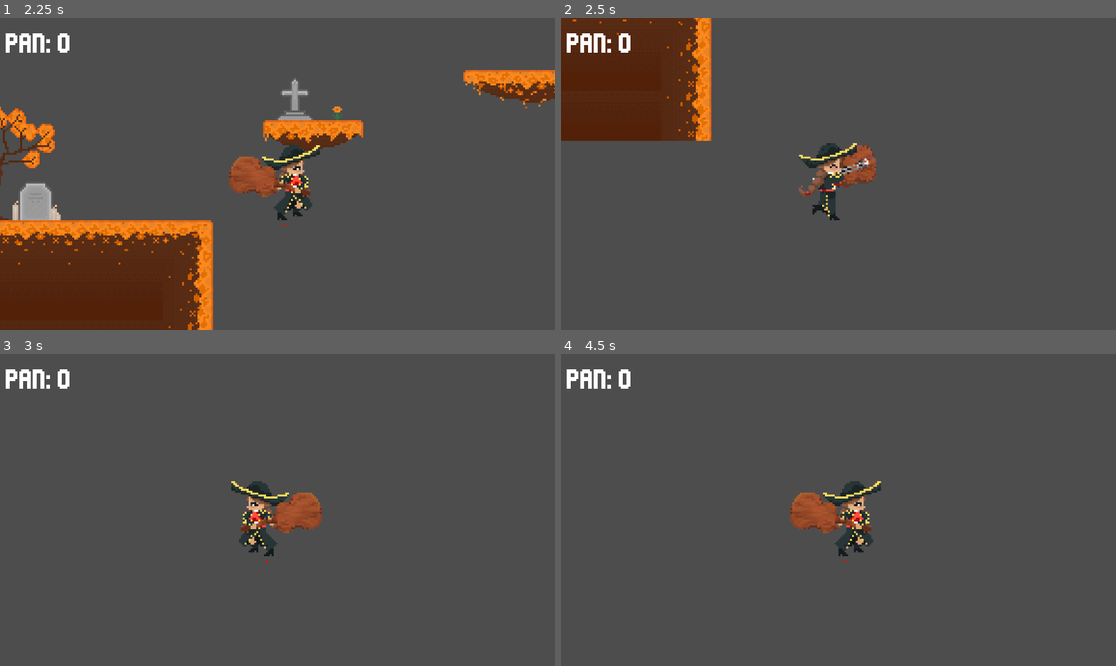
Above: before the commit, frames 1-4 (two rows, left to right).
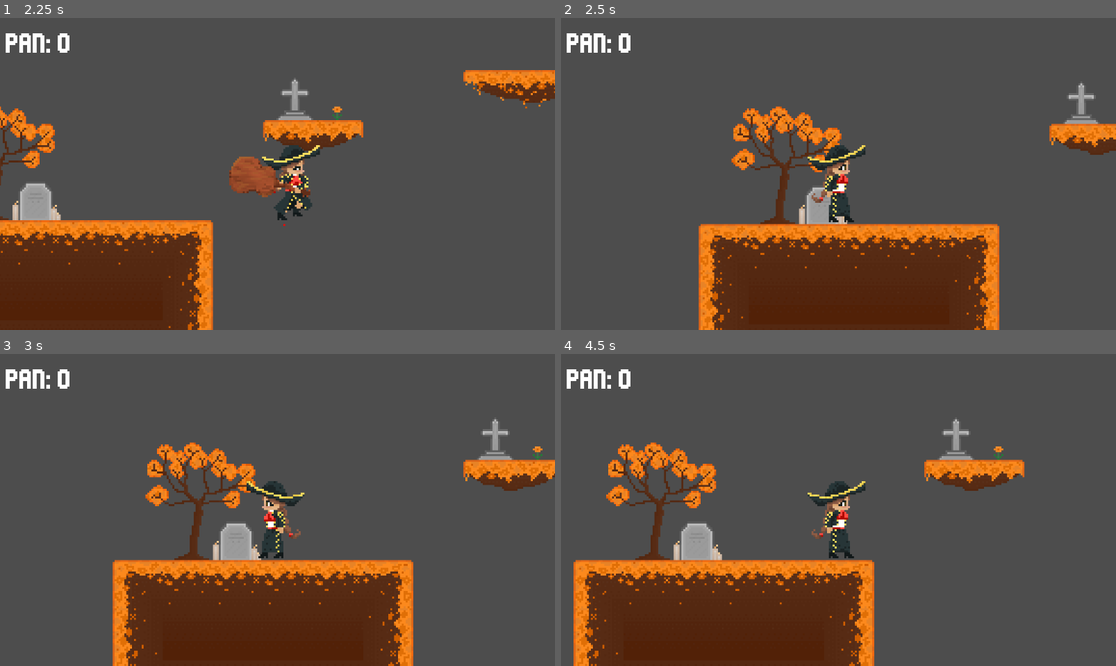
Above: after the commit, the same moments.

Repository: TheAlon50/Catrina_Game
Game: Godot game, scene res://Escenas/menu/portada.tscn
Two runs of this game, one before a commit and one after it. Both use one fixed random seed, a clock stepped at 60 frames per second and the inputs below.
Inputs (mouse positions are in pixels of both pictures, inside the frame that each line leads up to):
- Up to frame 1 (2.25 s): click "Iniciar" at 0.5 s; move the mouse to (399, 158) at 1.27 s; hold D (Movimiento_Derecha) from 1.28 s (still down); click (399, 158) at 1.35 s; tap W (Saltar) at 1.52 s; move the mouse to (166, 189) at 2.02 s; click (166, 189) at 2.1 s
- Up to frame 2 (2.5 s): keep holding D (Movimiento_Derecha); tap W (Saltar) at 2.27 s
- Up to frame 3 (3 s): move the mouse to (333, 441) at 2.77 s; release D (Movimiento_Derecha) at 2.78 s; hold A (Movimiento_Izquierda) from 2.78 s (still down); click (333, 441) at 2.85 s
- Up to frame 4 (4.5 s): move the mouse to (810, 572) at 3.52 s; release A (Movimiento_Izquierda) at 3.53 s; hold D (Movimiento_Derecha) from 3.53 s (still down); click (810, 572) at 3.6 s; tap W (Saltar) at 3.77 s; move the mouse to (1005, 556) at 4.27 s; click (1005, 556) at 4.35 s

Frame 1 is identical in both runs. In frame 2, 34% of the frame differs, in the area x 0-100%, y 0-100%; in frame 3, 25%; in frame 4, 25%.

Commit message:
animacion de respawn
aun no se logra implementar bien

Diff:
--- a/catrina-games/Escenas/Nivel_1/nivel_1.tscn
+++ b/catrina-games/Escenas/Nivel_1/nivel_1.tscn
@@ -1,10 +1,11 @@
-[gd_scene load_steps=8 format=4 uid="uid://d1wnk7ukrx12t"]
+[gd_scene load_steps=10 format=4 uid="uid://d1wnk7ukrx12t"]
 
 [ext_resource type="Texture2D" uid="uid://clrf46o73irxc" path="res://Almacen/Recursos/Tiles/tiles_MJajust.png" id="1_ux7eh"]
 [ext_resource type="PackedScene" uid="uid://cno31nfbcehlu" path="res://Escenas/player/MariaJose(Player).tscn" id="2_ykpde"]
 [ext_resource type="PackedScene" uid="uid://ryma3wj3k0e5" path="res://Escenas/Recolectables/contador_pan.tscn" id="3_4lsgh"]
 [ext_resource type="PackedScene" uid="uid://g2fspg7tga4a" path="res://Escenas/Recolectables/pan_muerto.tscn" id="3_211uj"]
 [ext_resource type="FontFile" uid="uid://b42u5bbjqvm1b" path="res://Almacen/Fuentes/Thin Sans.ttf" id="4_d7l6i"]
+[ext_resource type="PackedScene" uid="uid://c3kwknwhppmpf" path="res://Escenas/kill_zone/caida_muerte.tscn" id="6_bo7vh"]
 
 [sub_resource type="TileSetAtlasSource" id="TileSetAtlasSource_ykpde"]
 texture = ExtResource("1_ux7eh")
@@ -66,6 +67,8 @@
 physics_layer_0/collision_layer = 1
 sources/0 = SubResource("TileSetAtlasSource_ykpde")
 
+[sub_resource type="WorldBoundaryShape2D" id="WorldBoundaryShape2D_bo7vh"]
+
 [node name="Nivel_1" type="Node2D"]
 
 [node name="TileMapLayer" type="TileMapLayer" parent="."]
@@ -102,3 +105,9 @@
 
 [node name="PanMuerto5" parent="." instance=ExtResource("3_211uj")]
 position = Vector2(1988, 67)
+
+[node name="CaidaMuerte" parent="." instance=ExtResource("6_bo7vh")]
+position = Vector2(-37, 294)
+
+[node name="CollisionShape2D2" type="CollisionShape2D" parent="CaidaMuerte"]
+shape = SubResource("WorldBoundaryShape2D_bo7vh")
--- /dev/null
+++ b/catrina-games/Escenas/kill_zone/caida_muerte.tscn
@@ -0,0 +1,13 @@
+[gd_scene load_steps=3 format=3 uid="uid://c3kwknwhppmpf"]
+
+[ext_resource type="Script" uid="uid://cy0ar5ponxgy8" path="res://Scrips/killzone/caida_muerte.gd" id="1_y6qt2"]
+
+[sub_resource type="WorldBoundaryShape2D" id="WorldBoundaryShape2D_5c22a"]
+
+[node name="CaidaMuerte" type="Area2D"]
+script = ExtResource("1_y6qt2")
+
+[node name="CollisionShape2D" type="CollisionShape2D" parent="."]
+shape = SubResource("WorldBoundaryShape2D_5c22a")
+
+[connection signal="body_entered" from="." to="." method="_on_body_entered"]
--- a/catrina-games/Escenas/menu/portada.tscn
+++ b/catrina-games/Escenas/menu/portada.tscn
@@ -1,7 +1,7 @@
 [gd_scene load_steps=5 format=3 uid="uid://d31orox0tyquy"]
 
 [ext_resource type="PackedScene" uid="uid://dmalre65ahiux" path="res://Escenas/menu/hud_portada.tscn" id="1_h8mh7"]
-[ext_resource type="Script" uid="uid://d3ncf7nhl6ncy" path="res://Escenas/menu/hud_portada.gd" id="2_5x8hv"]
+[ext_resource type="Script" uid="uid://d3ncf7nhl6ncy" path="res://Scrips/Interfaz/hud_portada.gd" id="2_5x8hv"]
 [ext_resource type="Theme" uid="uid://8ukvhyi6viki" path="res://Almacen/Recursos/UI_Menu/DiceñoBoton.tres" id="3_0miqv"]
 [ext_resource type="FontFile" uid="uid://b42u5bbjqvm1b" path="res://Almacen/Fuentes/Thin Sans.ttf" id="4_vop86"]
 
--- a/catrina-games/Escenas/player/MariaJose(Player).tscn
+++ b/catrina-games/Escenas/player/MariaJose(Player).tscn
@@ -17,9 +17,44 @@
 [ext_resource type="Texture2D" uid="uid://d0d7wswf1cnig" path="res://Almacen/Personajes/Player/salto/SALTO(2).png" id="14_0mjxg"]
 [ext_resource type="Texture2D" uid="uid://l1aohd4i48ni" path="res://Almacen/Personajes/Player/caida/caida(1).png" id="15_j1r8b"]
 [ext_resource type="Texture2D" uid="uid://bfm6grcxulna1" path="res://Almacen/Personajes/Player/caida/caida(2).png" id="16_gkxrf"]
+[ext_resource type="Texture2D" uid="uid://dsukmqthswhk8" path="res://Almacen/Personajes/Player/respawn/respawn(1).png" id="18_0bs6w"]
+[ext_resource type="Texture2D" uid="uid://c6gvelf1f1xbp" path="res://Almacen/Personajes/Player/respawn/respawn(2).png" id="19_1aleb"]
+[ext_resource type="Texture2D" uid="uid://d3iafjndmimw2" path="res://Almacen/Personajes/Player/respawn/respawn(3).png" id="20_gtewy"]
 
 [sub_resource type="CapsuleShape2D" id="CapsuleShape2D_kfd1p"]
 height = 42.0
+
+[sub_resource type="Animation" id="Animation_f8q1l"]
+length = 0.001
+tracks/0/type = "value"
+tracks/0/imported = false
+tracks/0/enabled = true
+tracks/0/path = NodePath("Sprite2D:texture")
+tracks/0/interp = 1
+tracks/0/loop_wrap = true
+tracks/0/keys = {
+"times": PackedFloat32Array(0),
+"transitions": PackedFloat32Array(1),
+"update": 1,
+"values": [ExtResource("1_q38hi")]
+}
+
+[sub_resource type="Animation" id="Animation_y5lqe"]
+resource_name = "caida"
+length = 0.6
+loop_mode = 1
+tracks/0/type = "value"
+tracks/0/imported = false
+tracks/0/enabled = true
+tracks/0/path = NodePath("Sprite2D:texture")
+tracks/0/interp = 1
+tracks/0/loop_wrap = true
+tracks/0/keys = {
+"times": PackedFloat32Array(0, 0.23486947, 0.3416283, 0.52769375),
+"transitions": PackedFloat32Array(1, 1, 1, 1),
+"update": 1,
+"values": [ExtResource("15_j1r8b"), ExtResource("15_j1r8b"), ExtResource("16_gkxrf"), ExtResource("16_gkxrf")]
+}
 
 [sub_resource type="Animation" id="Animation_xf0d6"]
 resource_name = "correr"
@@ -36,21 +71,6 @@
 "transitions": PackedFloat32Array(1, 1, 1, 1, 1, 1),
 "update": 1,
 "values": [ExtResource("1_q38hi"), ExtResource("2_20v6q"), ExtResource("3_fn6ky"), ExtResource("4_q0jl7"), ExtResource("5_0bs6w"), ExtResource("6_1aleb")]
-}
-
-[sub_resource type="Animation" id="Animation_f8q1l"]
-length = 0.001
-tracks/0/type = "value"
-tracks/0/imported = false
-tracks/0/enabled = true
-tracks/0/path = NodePath("Sprite2D:texture")
-tracks/0/interp = 1
-tracks/0/loop_wrap = true
-tracks/0/keys = {
-"times": PackedFloat32Array(0),
-"transitions": PackedFloat32Array(1),
-"update": 1,
-"values": [ExtResource("1_q38hi")]
 }
 
 [sub_resource type="Animation" id="Animation_muqb1"]
@@ -101,9 +121,8 @@
 "values": [ExtResource("13_pmt7d"), ExtResource("13_pmt7d"), ExtResource("14_0mjxg"), ExtResource("14_0mjxg")]
 }
 
-[sub_resource type="Animation" id="Animation_y5lqe"]
-resource_name = "caida"
-length = 0.6
+[sub_resource type="Animation" id="Animation_3daqp"]
+resource_name = "resopanw"
 loop_mode = 1
 tracks/0/type = "value"
 tracks/0/imported = false
@@ -112,10 +131,10 @@
 tracks/0/interp = 1
 tracks/0/loop_wrap = true
 tracks/0/keys = {
-"times": PackedFloat32Array(0, 0.23486947, 0.3416283, 0.52769375),
-"transitions": PackedFloat32Array(1, 1, 1, 1),
+"times": PackedFloat32Array(0.03, 0.20982568, 0.39748666),
+"transitions": PackedFloat32Array(1, 1, 1),
 "update": 1,
-"values": [ExtResource("15_j1r8b"), ExtResource("15_j1r8b"), ExtResource("16_gkxrf"), ExtResource("16_gkxrf")]
+"values": [ExtResource("18_0bs6w"), ExtResource("19_1aleb"), ExtResource("20_gtewy")]
 }
 
 [sub_resource type="AnimationLibrary" id="AnimationLibrary_erlvo"]
@@ -125,6 +144,7 @@
 &"correr": SubResource("Animation_xf0d6"),
 &"golpear": SubResource("Animation_muqb1"),
 &"inactivo": SubResource("Animation_h1m2w"),
+&"resopanw": SubResource("Animation_3daqp"),
 &"salto": SubResource("Animation_5j1p2")
 }
 
--- a/catrina-games/Scrips/Player/Movoimiento_(player).gd
+++ b/catrina-games/Scrips/Player/Movoimiento_(player).gd
@@ -4,6 +4,11 @@
 const SPEED = 130.0
 const JUMP_VELOCITY = -340.0
 var esta_atacando: bool = false
+
+func respawn():
+
+	global_position = Vector2(27, 210)
+	anima.play("resopanw")
 
 @onready var anima := $AnimationPlayer
 @onready var Sprint := $Sprite2D
--- a/catrina-games/Scrips/Player/player_movimiento.gd
+++ b/catrina-games/Scrips/Player/player_movimiento.gd
@@ -3,7 +3,6 @@
 
 const SPEED = 130.0
 const JUMP_VELOCITY = -340.0
-
 
 func _physics_process(delta: float) -> void:
 	# Add the gravity.
--- /dev/null
+++ b/catrina-games/Scrips/killzone/caida_muerte.gd
@@ -0,0 +1,6 @@
+extends Area2D
+
+
+func _on_body_entered(body: Node2D) -> void:
+	if body.name == "MariaJose(Player)":
+		body.respawn()
Binary file added: catrina-games/Almacen/Personajes/Player/respawn.png
Not shown, added: catrina-games/Almacen/Personajes/Player/respawn.png.import
Binary file added: catrina-games/Almacen/Personajes/Player/respawn/respawn(1).png
Not shown, added: catrina-games/Almacen/Personajes/Player/respawn/respawn(1).png.import
Binary file added: catrina-games/Almacen/Personajes/Player/respawn/respawn(2).png
Not shown, added: catrina-games/Almacen/Personajes/Player/respawn/respawn(2).png.import
Binary file added: catrina-games/Almacen/Personajes/Player/respawn/respawn(3).png
Not shown, added: catrina-games/Almacen/Personajes/Player/respawn/respawn(3).png.import
Binary file changed: catrina-games/Almacen/Recursos/Tiles/tiles_MJajust.png
Not shown: 1 places in catrina-games/Escenas/player/MariaJose(Player).tscn that only renumber resources
Renamed: catrina-games/Escenas/menu/hud_portada.gd -> catrina-games/Scrips/Interfaz/hud_portada.gd
Renamed: catrina-games/Escenas/menu/hud_portada.gd.uid -> catrina-games/Scrips/Interfaz/hud_portada.gd.uid
(and 1 more such lines)
